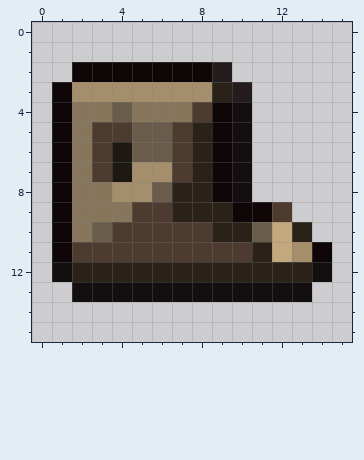
One commit to this pixel-art file: resources/gfx/ui/icons/items/cutpurse_holey_shoes.aseprite. The first picture shows the starting point.
16x16 pixels, 1 frame. Colours within 5 levels of each other are drawn and written as one.
After the commit:
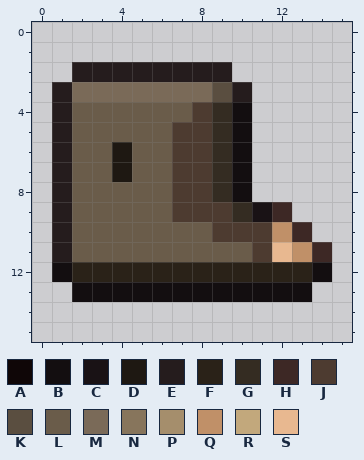
Palette (. is transparent): A #0f0607  B #130e10  C #191215  D #1e1812  E #251c1d  F #2a2218  G #342c22  H #3d2825  J #4d3b30  K #5a4e40  L #6a5c4a  M #7a6a58  N #87755c  P #a58e6c  Q #c09068  R #c2a87c  S #e8b890
Changes in this commit:
Changed rows in their new state; - is an unchanged pixel.
first column x 1:
 2 -EEEEEEE------
 3 EMMMMMMMK-----
 4 ELL-LLL-G-----
 5 ELLL---JG-----
 6 ELL----JG-----
 7 ELL-LL-JG-----
 8 ELLLL-JJG-----
 9 ELLLLLJJJGCH--
10 EL-LLLLLJJJQH-
11 ELLLLLLLLLJSQH
